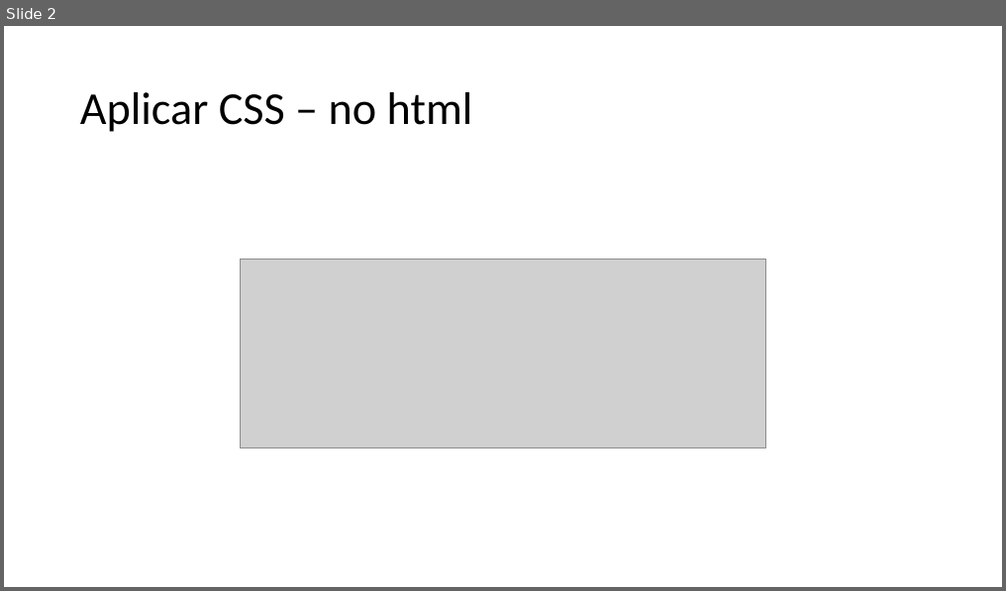
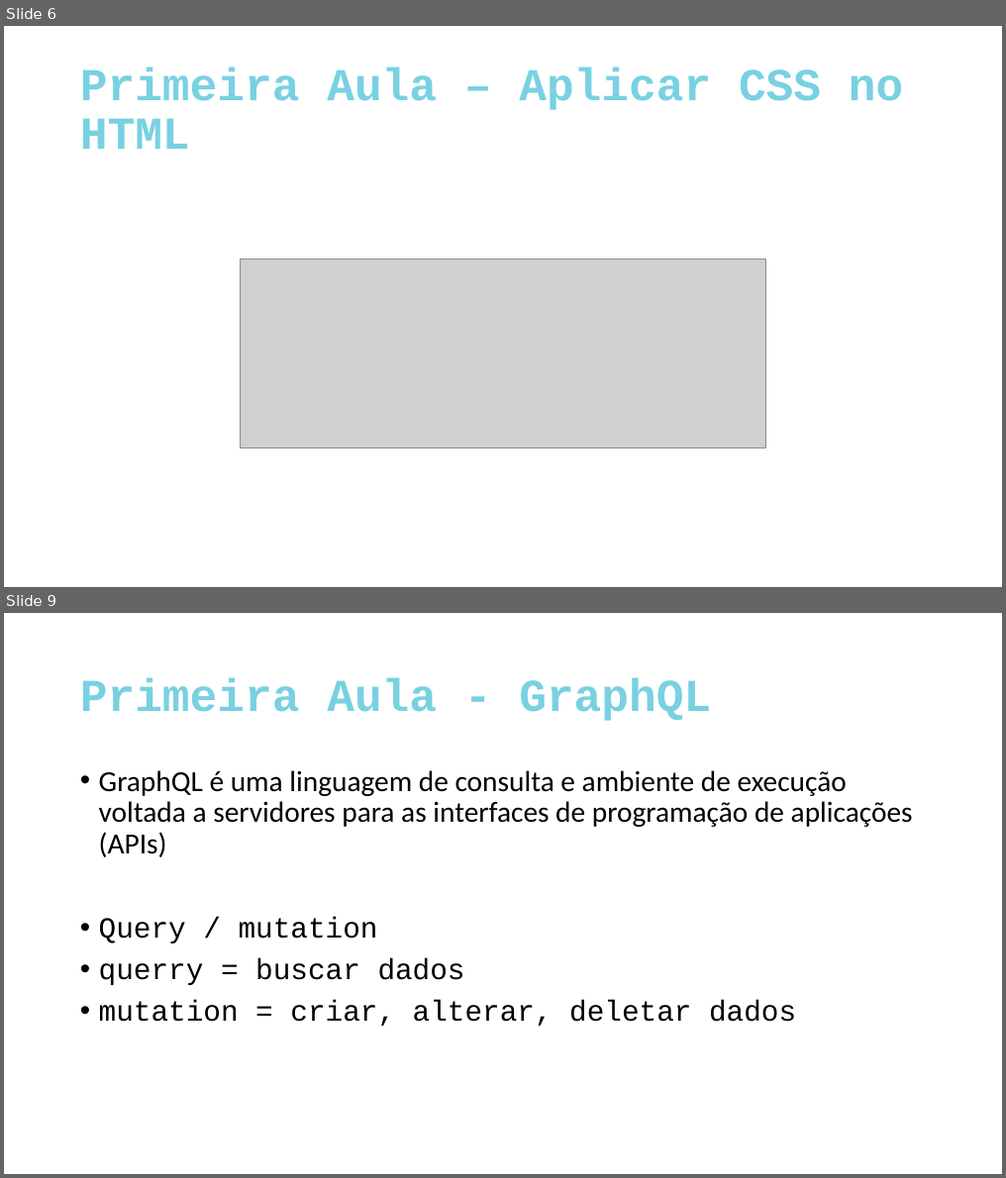
Before and after one commit to Lucas-Pontes-Soares/IgniteLab, a slide deck: src/AulasReact.pptx. Shown one above the other, each under a label of ours: slide 2 before the commit, slides 6 and 9 after it; the slides between them are not shown. The pictures are 1006x591 and 1006x1178 pixels, drawn with LibreOffice and Linux fonts; fonts in the diff are those of the drawing; grey boxes stand for pictures. Boxes give left, top, right and bottom in pixels: in the first picture for what was removed or moved away, otherwise in the second. Text is boxed around its words. In the diff, an @@ line names an element or a change of style, - is before the commit and + after.

Commit message:
Terminando a primeira aula

```diff
--- a/src/AulasReact.pptx
+++ b/src/AulasReact.pptx
@@ slide 9 added at <box>4,613,1002,1174</box>, background #FFFFFF @@
@@ title added at <box>80,679,711,721</box>, 44 pt, text #78D1E1, bold @@
+Primeira Aula - GraphQL
@@ text added at <box>99,770,913,1027</box>, 28 pt, text #000000 @@
+• GraphQL é uma linguagem de consulta e ambiente de execução voltada a servidores para as interfaces de programação de aplicações (APIs)
+• Query / mutation
+• querry = buscar dados
+• mutation = criar, alterar, deletar dados
@@ what was slide 2 is now slide 6 @@
@@ slide 6 changed as well @@
@@ title at <box>80,68,903,149</box>: text changed; font Calibri to Courier New; text colour #000000 to #78D1E1; bold on @@
-Aplicar CSS – no html
+Primeira Aula – Aplicar CSS no HTML
```
Also in this commit, not shown: 1 other slide changed, 10 other slides added, 1 slide removed, 7 other files.
